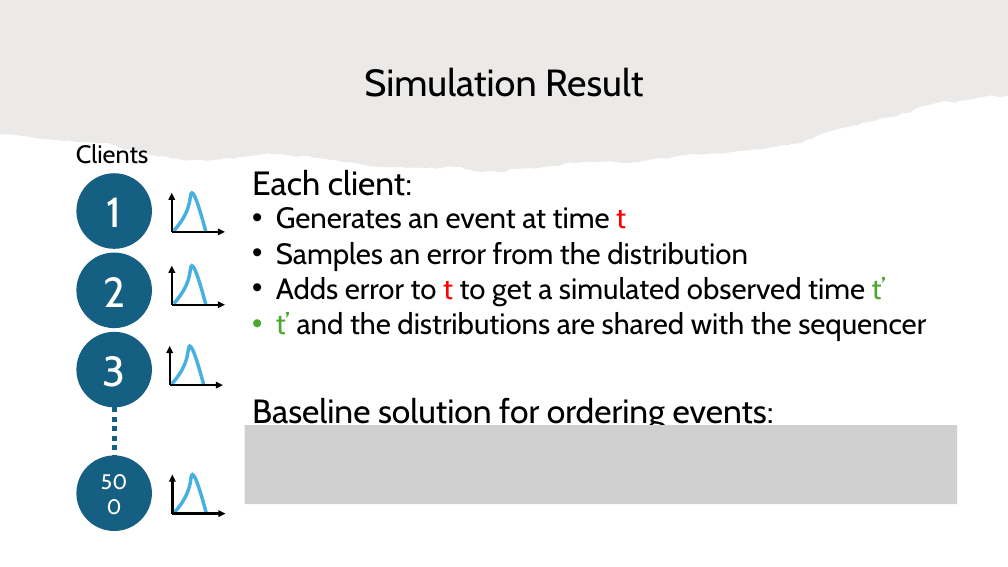
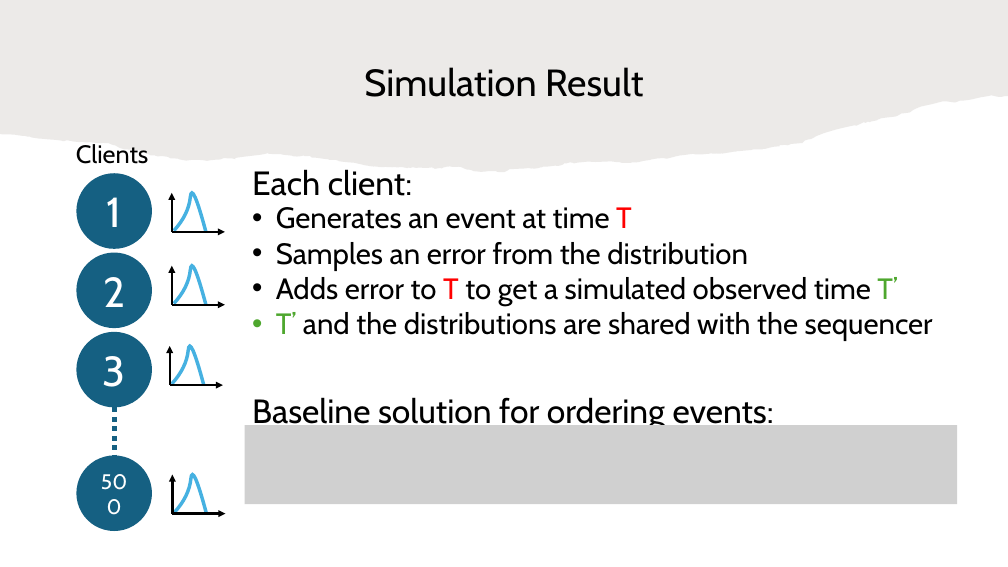
Before and after one commit to HaseebLUMS/Onyx-Presentation, a slide deck: slide 28 of tommy_hotnets_v2.pptx. Drawn at 1008x567 pixels with LibreOffice and Linux fonts; fonts in the diff are those of the drawing; grey boxes stand for pictures. Boxes give left, top, right and bottom in pixels: in the first picture for what was removed or moved away, otherwise in the second. Text is boxed around its words. In the diff, an @@ line names an element or a change of style, - is before the commit and + after.

Commit message:
updated

```diff
--- a/tommy_hotnets_v2.pptx
+++ b/tommy_hotnets_v2.pptx
@@ text at (276,207,632,229): text changed @@
-• Generates an event at time t
+• Generates an event at time T
@@ text at (276,277,933,341): text changed @@
-• Adds error to t to get a simulated observed time t’
-• t’ and the distributions are shared with the sequencer
+• Adds error to T to get a simulated observed time T’
+• T’ and the distributions are shared with the sequencer
```
